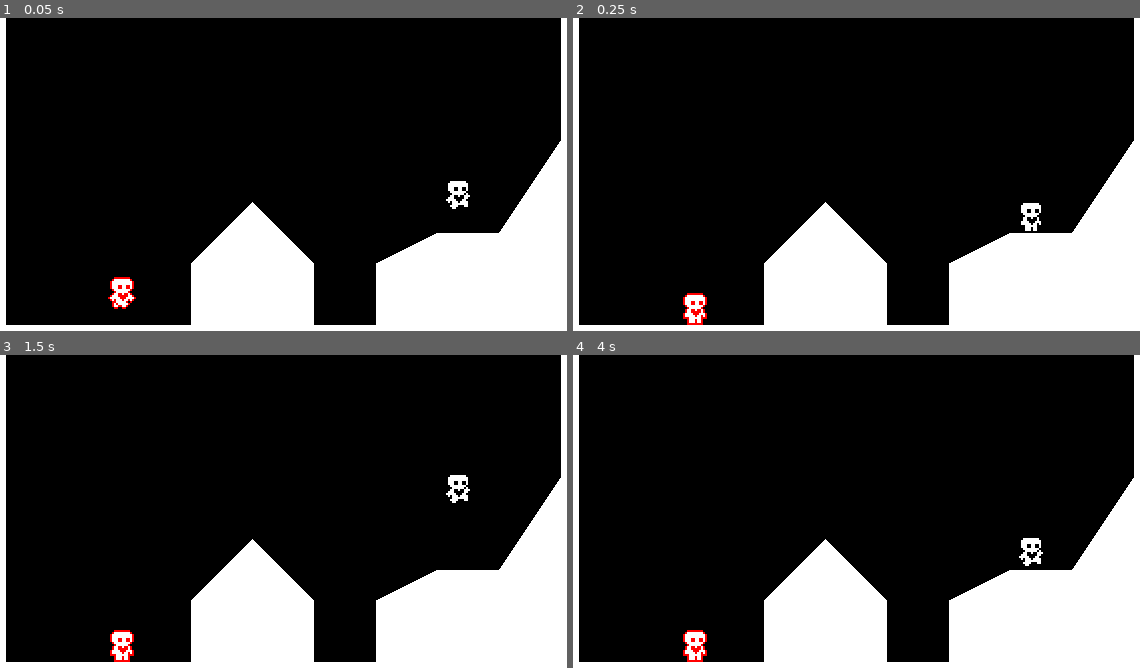
Above: before the commit, frames 1-4 (two rows, left to right).
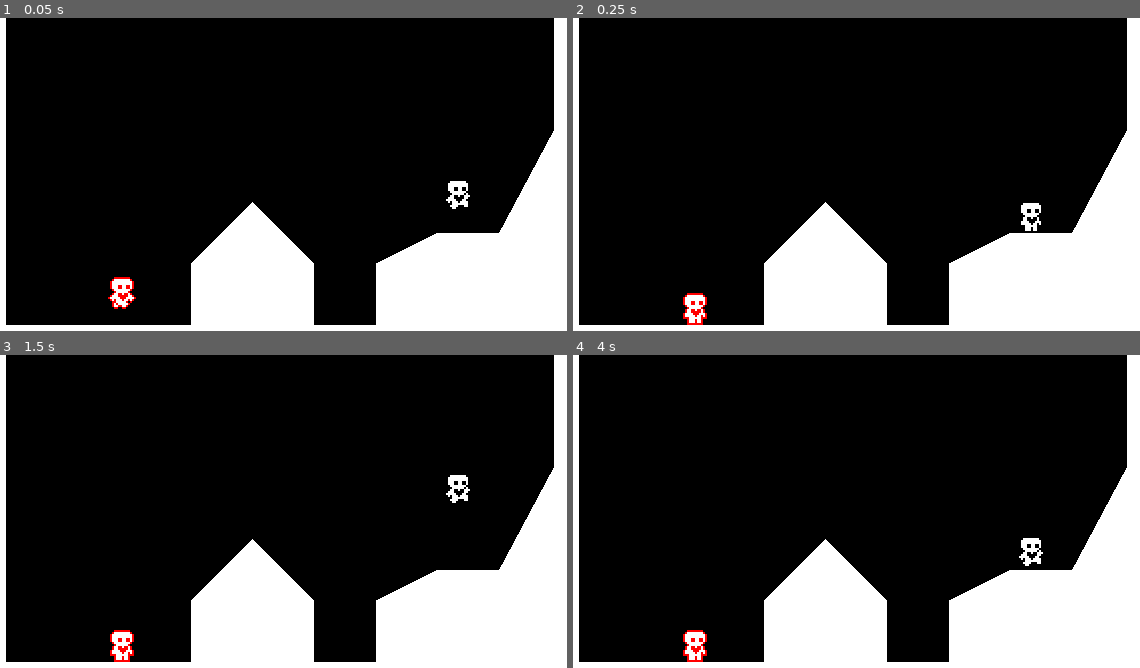
Above: after the commit, the same moments.

Repository: lance-374/TeamADHD
Game: Godot game, scene res://test_level.tscn
Same seed, same stepped clock (60 frames per second), same inputs: the game is played once before the commit and once after it.
Inputs:
- Up to frame 1 (0.05 s): no input
- Up to frame 2 (0.25 s): no input
- Up to frame 3 (1.5 s): tap Enter at 0.5 s; tap Space at 1.25 s
- Up to frame 4 (4 s): tap Enter at 2.75 s; tap Space at 3.5 s

The runs differ from the first frame. In frame 1, 0.8% of the frame differs, in the area x 88-99%, y 0-69%; in frame 2, 0.8%; in frame 3, 0.8%; in frame 4, 0.8%.
Error after the commit: Attempt to call function 'add_target' in base 'null instance' on a null instance. (res://test_level.gd:11)

Commit message:
commit

Diff:
--- a/Area2D.gd
+++ b/Area2D.gd
@@ -2,16 +2,16 @@
 
 
 # Called when the node enters the scene tree for the first time.
-func _ready():
-	#if body entered the 2d Area
-	pass
+#func _ready():
+	##if body entered the 2d Area
+	#pass
 
-func _on_body_entered(body):
-	if body == $Player1 or body == $Player2:
-		emit_signal("player out of bounds")
+#func _on_body_entered(body):
+	#if body == $Player1 or body == $Player2:
+		#emit_signal("player out of bounds")
 
 
 
 # Called every frame. 'delta' is the elapsed time since the previous frame.
-func _process(delta):
-	pass
+#func _process(delta):
+	#pass
--- a/level_1.tscn
+++ b/level_1.tscn
@@ -1,11 +1,13 @@
-[gd_scene load_steps=10 format=3 uid="uid://4ichd6x72ed7"]
+[gd_scene load_steps=13 format=3 uid="uid://4ichd6x72ed7"]
 
 [ext_resource type="Texture2D" uid="uid://bqipd0nkunjgv" path="res://Assets/sky.png" id="1_5dh1w"]
+[ext_resource type="Script" path="res://level_1.gd" id="1_cqbtg"]
 [ext_resource type="Texture2D" uid="uid://1fdmf5s1hj1x" path="res://Assets/back-towers.png" id="2_fmxhb"]
 [ext_resource type="Texture2D" uid="uid://c8qdafd082sd4" path="res://Assets/TileSet v1.0.png" id="3_ldghs"]
 [ext_resource type="Script" path="res://Area2D.gd" id="4_qcyx4"]
 [ext_resource type="PackedScene" uid="uid://d2sdarwcyh0lv" path="res://player1.tscn" id="5_n7dgu"]
 [ext_resource type="PackedScene" uid="uid://dgaoedv8knbnh" path="res://player2.tscn" id="6_uk5v4"]
+[ext_resource type="PackedScene" uid="uid://cowuxagin5i37" path="res://multi_target_camera_2d.tscn" id="7_8beqw"]
 
 [sub_resource type="TileSetAtlasSource" id="TileSetAtlasSource_gr8o6"]
 texture = ExtResource("3_ldghs")
@@ -979,9 +981,13 @@
 sources/0 = SubResource("TileSetAtlasSource_gr8o6")
 
 [sub_resource type="RectangleShape2D" id="RectangleShape2D_g2ewq"]
-size = Vector2(96.5001, 1199.38)
+size = Vector2(96.5001, 1129.69)
+
+[sub_resource type="RectangleShape2D" id="RectangleShape2D_en4w3"]
+size = Vector2(1082, 480)
 
 [node name="Level-1" type="Node2D"]
+script = ExtResource("1_cqbtg")
 
 [node name="Sky" type="Sprite2D" parent="."]
 position = Vector2(142, -118)
@@ -1032,12 +1038,22 @@
 shape = SubResource("RectangleShape2D_g2ewq")
 
 [node name="CollisionShape2D" type="CollisionShape2D" parent="Area2D"]
-position = Vector2(-457, 46)
+position = Vector2(-457, 11.155)
 shape = SubResource("RectangleShape2D_g2ewq")
 
 [node name="Player1" parent="." instance=ExtResource("5_n7dgu")]
-position = Vector2(16, -8)
+position = Vector2(40, 120)
 
 [node name="Player2" parent="." instance=ExtResource("6_uk5v4")]
+position = Vector2(0, 120)
+
+[node name="MultiTargetCamera2D" parent="." instance=ExtResource("7_8beqw")]
+
+[node name="CameraBounds" type="Area2D" parent="."]
+position = Vector2(-544, -24)
+
+[node name="CollisionShape2D" type="CollisionShape2D" parent="CameraBounds"]
+position = Vector2(675, -56)
+shape = SubResource("RectangleShape2D_en4w3")
 
 [connection signal="body_entered" from="Area2D" to="Area2D" method="_on_body_entered"]
--- a/player.gd
+++ b/player.gd
@@ -1,12 +1,12 @@
 extends CharacterBody2D
 
 const SPEED = 100.0
-const JUMP_VELOCITY = -300.0
 const FRICTION = 1000
 const ACCEL = 600
 
 var aim_input = Vector2.ZERO
 @export var controller_id = "0"
+@export var jump_velocity = -300.0
 
 # Get the gravity from the project settings to be synced with RigidBody nodes.
 @export var gravity = 980
@@ -48,9 +48,9 @@
 func handle_jump():
 	var jump = "jump" + controller_id
 	if is_on_floor() and Input.is_action_just_pressed(jump):
-		velocity.y = JUMP_VELOCITY
-	elif Input.is_action_just_released("jump" + controller_id) and velocity.y < JUMP_VELOCITY / 2:
-		velocity.y = JUMP_VELOCITY / 2
+		velocity.y = jump_velocity
+	elif Input.is_action_just_released("jump" + controller_id) and velocity.y < jump_velocity / 2:
+		velocity.y = jump_velocity / 2
 
 func handle_shoot():
 	var up = "up" + controller_id
@@ -84,6 +84,7 @@
 
 func update_animation(input_axis):
 	animated_sprite_2d.flip_h = isFlipped
+	animated_sprite_2d.flip_v = gravity < 0
 	if input_axis != 0:
 		animated_sprite_2d.play("run")
 	else:
--- a/test_level.gd
+++ b/test_level.gd
@@ -8,3 +8,5 @@
 func _ready():
 	RenderingServer.set_default_clear_color(Color.BLACK)
 	polygon_2d.polygon = collision_polygon_2d.polygon
+	$MultiTargetCamera2D.add_target($Player1)
+	$MultiTargetCamera2D.add_target($Player2)
--- a/test_level.tscn
+++ b/test_level.tscn
@@ -1,23 +1,33 @@
-[gd_scene load_steps=4 format=3 uid="uid://dqw1k52kx64o8"]
+[gd_scene load_steps=6 format=3 uid="uid://dqw1k52kx64o8"]
 
-[ext_resource type="Script" path="res://test_level.gd" id="1_tjd8m"]
+[ext_resource type="Script" path="res://test_level.gd" id="1_xxfwk"]
 [ext_resource type="PackedScene" uid="uid://d2sdarwcyh0lv" path="res://player1.tscn" id="2_0fdpx"]
 [ext_resource type="PackedScene" uid="uid://dgaoedv8knbnh" path="res://player2.tscn" id="3_75bxa"]
+[ext_resource type="PackedScene" uid="uid://cowuxagin5i37" path="res://multi_target_camera_2d.tscn" id="4_kdqy6"]
+
+[sub_resource type="RectangleShape2D" id="RectangleShape2D_sufqo"]
+size = Vector2(285, 21)
 
 [node name="TestLevel" type="Node2D"]
-script = ExtResource("1_tjd8m")
+script = ExtResource("1_xxfwk")
 
 [node name="StaticBody2D" type="StaticBody2D" parent="."]
 
 [node name="CollisionPolygon2D" type="CollisionPolygon2D" parent="StaticBody2D"]
 position = Vector2(-0.916731, -0.499996)
 scale = Vector2(0.481771, 0.481771)
-polygon = PackedVector2Array(0, 0, 64, 0, 64, 320, 256, 320, 256, 256, 320, 192, 384, 256, 384, 320, 448, 320, 448, 256, 512, 224, 576, 224, 640, 128, 640, 0, 704, 0, 704, 264.039, 704, 384, 0, 384)
+polygon = PackedVector2Array(0, 0, 64, 0, 64, 320, 256, 320, 256, 256, 320, 192, 384, 256, 384, 320, 448, 320, 448, 256, 512, 224, 576, 224, 632.908, 117.276, 632.908, 1.03783, 699.33, 1.03783, 699.33, 382.962, 0, 384)
 
 [node name="Polygon2D" type="Polygon2D" parent="StaticBody2D/CollisionPolygon2D"]
+
+[node name="CollisionShape2D" type="CollisionShape2D" parent="StaticBody2D"]
+position = Vector2(166.5, 10.5)
+shape = SubResource("RectangleShape2D_sufqo")
 
 [node name="Player1" parent="." groups=["players"] instance=ExtResource("2_0fdpx")]
 position = Vector2(256, 96)
 
 [node name="Player2" parent="." groups=["players"] instance=ExtResource("3_75bxa")]
 position = Vector2(88, 144)
+
+[node name="MultiTargetCamera2D" parent="." instance=ExtResource("4_kdqy6")]
